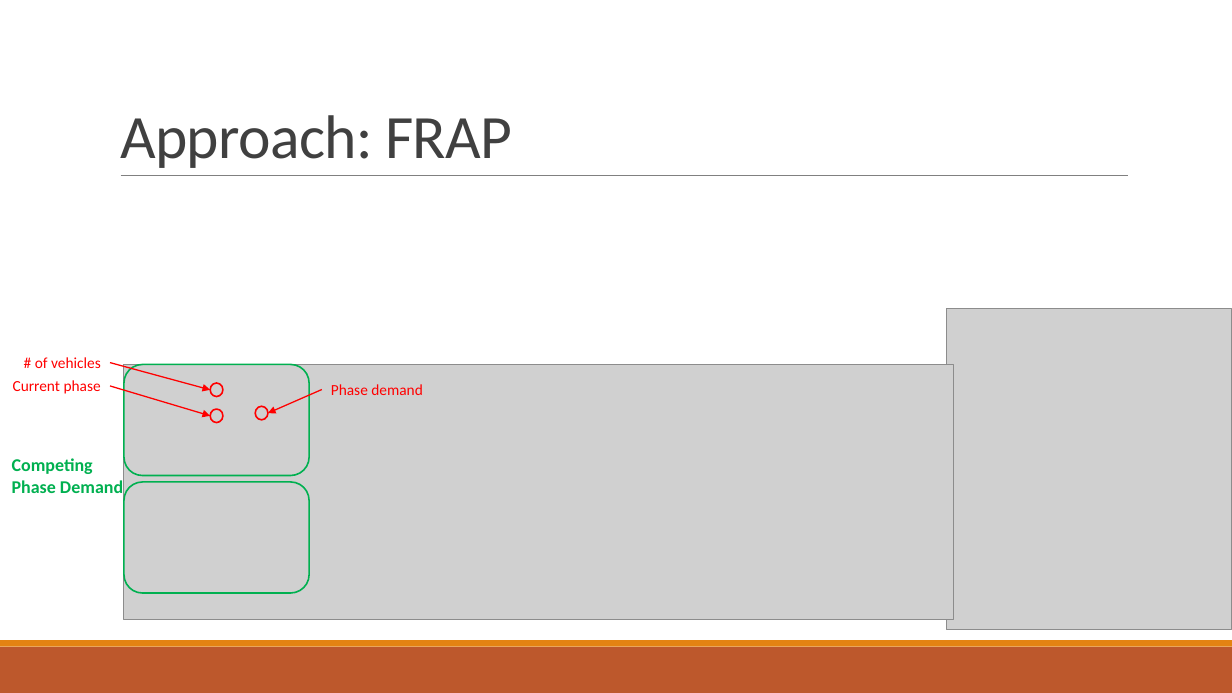
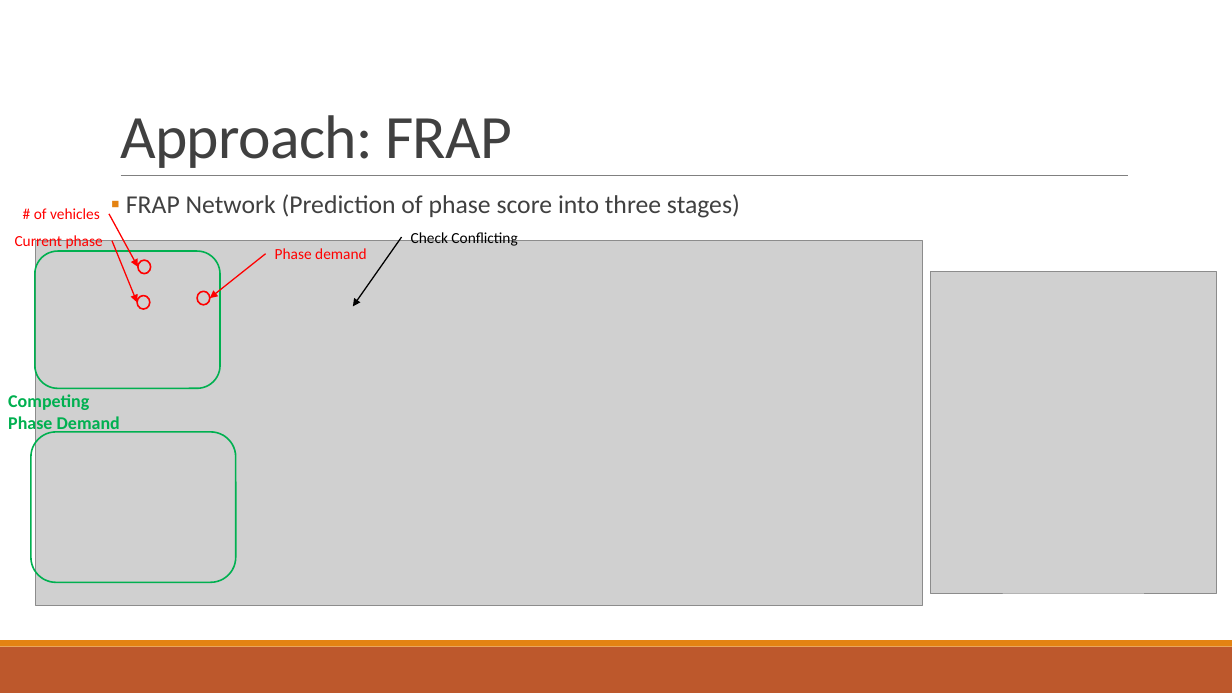
Before and after one commit to 3neutronstar/traffic-optimization_RL, a slide deck: slide 22 of 1st_Seminar(강민수).pptx. Drawn at 1232x693 pixels with LibreOffice and Linux fonts; fonts in the diff are those of the drawing; grey boxes stand for pictures. Boxes give left, top, right and bottom in pixels: in the first picture for what was removed or moved away, otherwise in the second. Text is boxed around its words. In the diff, an @@ line names an element or a change of style, - is before the commit and + after.

```diff
--- a/1st_Seminar(강민수).pptx
+++ b/1st_Seminar(강민수).pptx
@@ text "# of vehicles": place and size @@
-text "# of vehicles" at (35,357,101,368)
+text "# of vehicles" at (34,208,100,219)
@@ text added at (126,194,740,218), 20 pt, text #404040 @@
+▪ FRAP Network (Prediction of phase score into three stages)
@@ text "Current phase" rewrapped from (13,380,101,394) to (15,233,103,251) @@
@@ arrow moved from (110, 362) - (210, 390) to (109, 213) - (138, 267) @@
@@ text "Phase demand": place and size @@
-text "Phase demand" at (331,384,423,395)
+text "Phase demand" at (275,248,367,259)
@@ arrow added from (402, 238) to (353, 307), #000000 1 pt @@
@@ text added at (411,229,517,246), 12 pt, text #000000 @@
+Check Conflicting
@@ rounded rectangle: place and size @@
-rounded rectangle at (124,364,309,475)
+rounded rectangle at (35,251,220,389)
@@ picture: place and size @@
-picture at (124,364,954,619)
+picture at (35,241,922,605)
@@ arrow moved from (110, 386) - (210, 416) to (112, 240) - (137, 302) @@
@@ ellipse: place and size @@
-ellipse at (210,384,223,397)
+ellipse at (138,261,151,274)
@@ arrow moved from (322, 390) - (268, 413) to (265, 254) - (210, 299) @@
@@ ellipse: place and size @@
-ellipse at (210,409,223,423)
+ellipse at (137,296,150,310)
@@ ellipse: place and size @@
-ellipse at (255,407,268,421)
+ellipse at (197,291,210,305)
@@ picture: place and size @@
-picture at (946,309,1232,630)
+picture at (931,272,1216,593)
@@ text "Competing Phase Demand" rewrapped from (12,458,123,493) to (8,393,120,434) @@
@@ rounded rectangle: place and size @@
-rounded rectangle at (124,482,309,593)
+rounded rectangle at (30,432,236,582)
```
Also in this commit, not shown: 8 other slides changed, 3 slides added, 2 slides removed, 1 other file.
